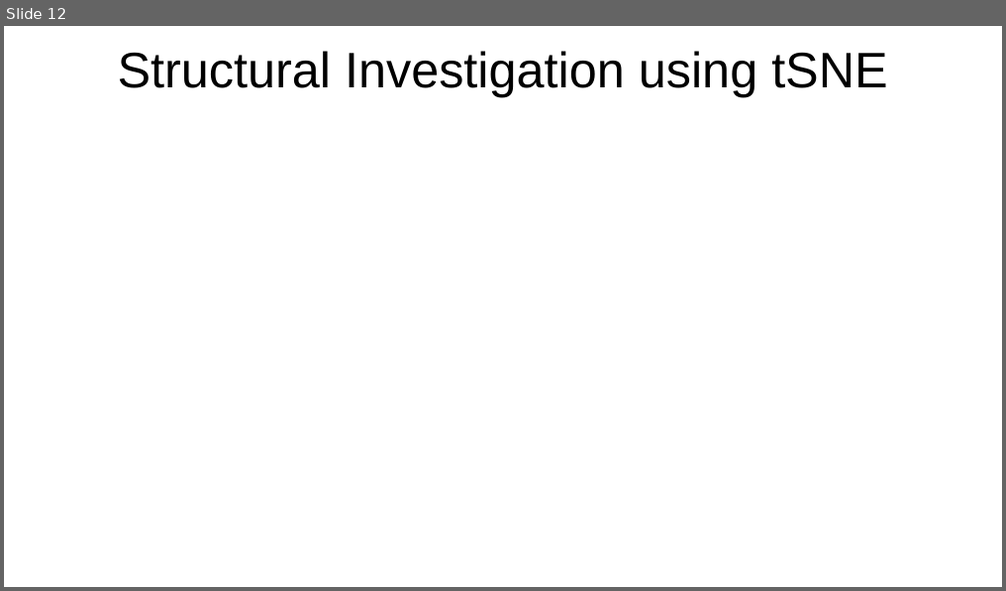
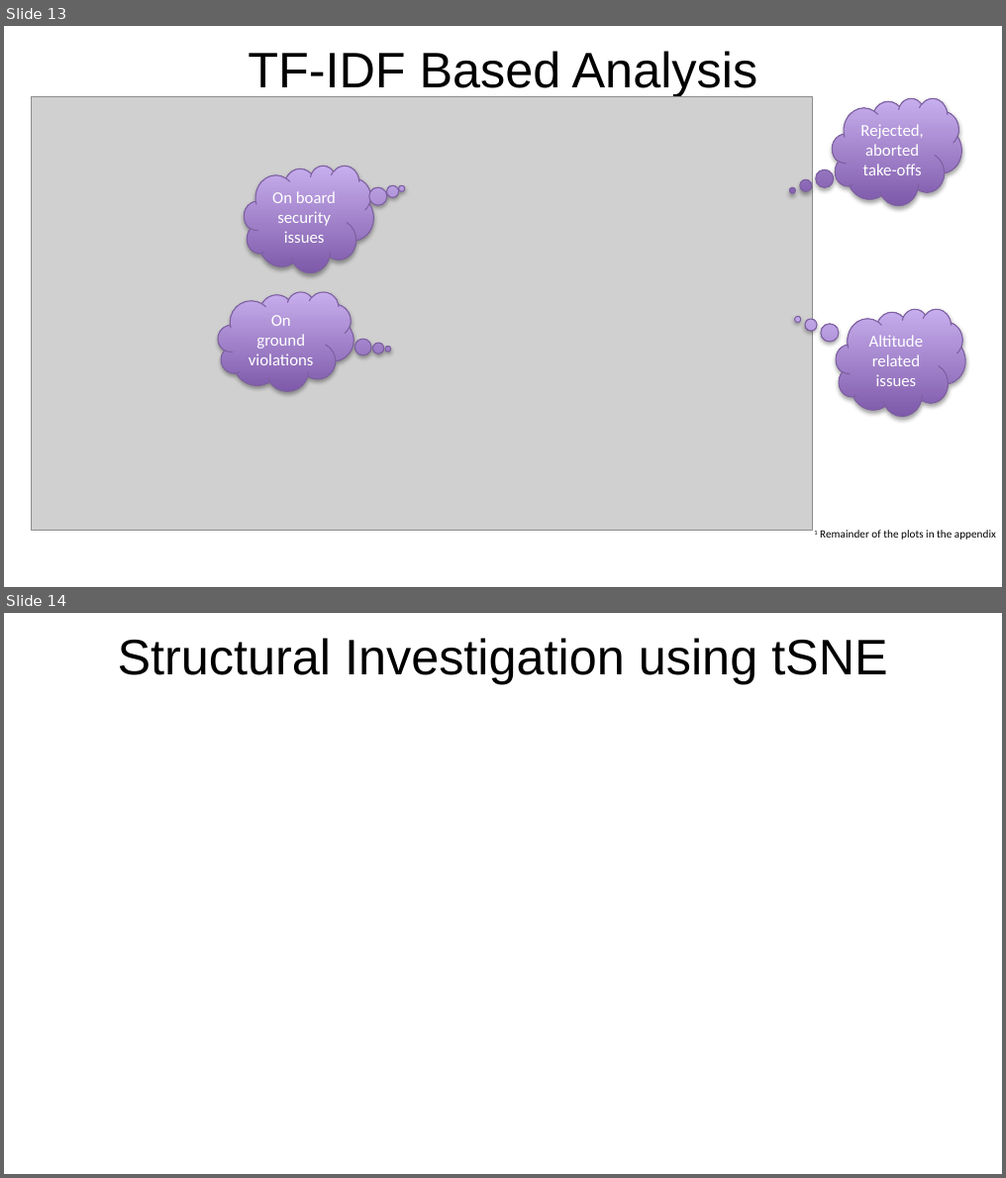
Before and after one commit to rsangole/453_TextAnalysis_FinalProject, a slide deck: reports/Final Report.pptx. Shown one above the other, each under a label of ours: slide 12 before the commit, slides 13 and 14 after it. The pictures are 1006x591 and 1006x1178 pixels, drawn with LibreOffice and Linux fonts; fonts in the diff are those of the drawing; grey boxes stand for pictures; background and template pictures are left out. Boxes give left, top, right and bottom in pixels: in the first picture for what was removed or moved away, otherwise in the second. Text is boxed around its words. In the diff, an @@ line names an element or a change of style, - is before the commit and + after.

```diff
--- a/reports/Final Report.pptx
+++ b/reports/Final Report.pptx
@@ slide 13 added at <box>4,26,1002,587</box>, background picture (left out) @@
@@ title added at <box>248,51,758,97</box>, 36 pt, text #000000 @@
+TF-IDF Based Analysis
@@ picture added at <box>31,97,813,530</box> @@
@@ thought cloud added at <box>833,98,962,204</box>, fill gradient #7F5BAB to #C8B0ED, outline #7D60A0 0.75 pt, 12 pt, text #FFFFFF @@
+Rejected, aborted take-offs
@@ thought cloud added at <box>245,166,374,273</box>, fill gradient #7F5BAB to #C8B0ED, outline #7D60A0 0.75 pt, 12 pt, text #FFFFFF @@
+On board security issues
@@ thought cloud added at <box>218,292,353,392</box>, fill gradient #7F5BAB to #C8B0ED, outline #7D60A0 0.75 pt, 12 pt, text #FFFFFF @@
+On ground violations
@@ thought cloud added at <box>837,309,966,416</box>, fill gradient #7F5BAB to #C8B0ED, outline #7D60A0 0.75 pt, 12 pt, text #FFFFFF @@
+Altitude related issues
@@ text added at <box>814,530,996,540</box>, 8 pt, text #000000 @@
+1 Remainder of the plots in the appendix
@@ page number added at <box>720,546,952,575</box>, 12 pt, text #FFFFFF @@
+12
@@ what was slide 12 is now slide 14 @@
```
Also in this commit, not shown: 3 slides changed, 9 other slides added, 6 slides removed, 5 other files.
